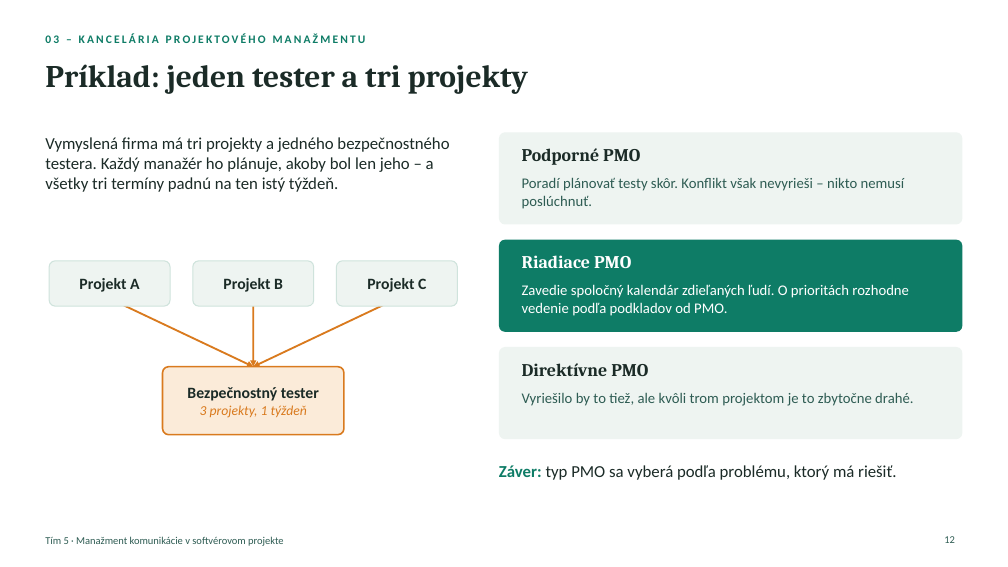
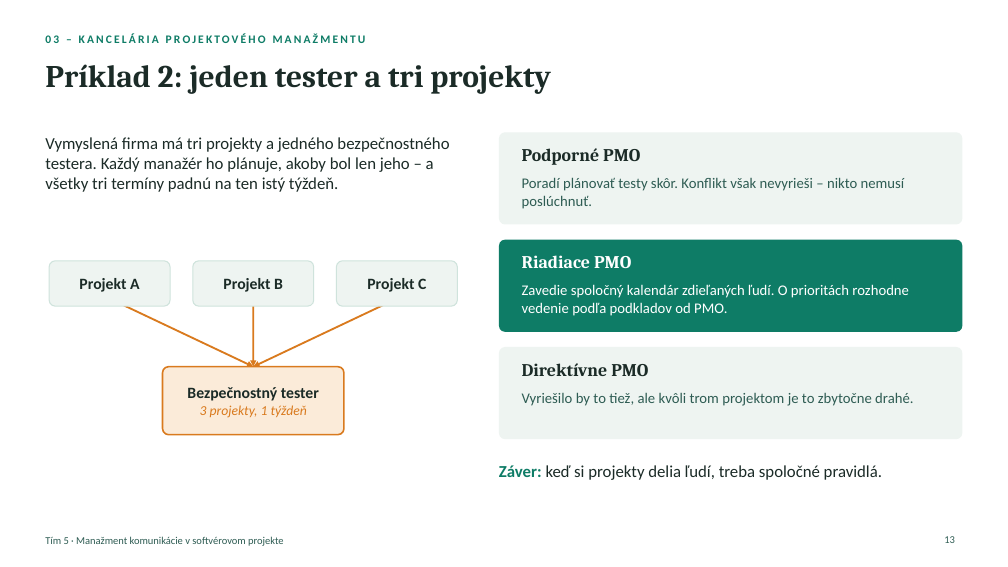
Before and after one commit to ADAMUSSO/MTS, a slide deck: slide 13 of Prezentacie/Manažment komunikácie – vysvetľujúca prezentácia.pptx (slide 12 before the commit). Drawn at 1008x567 pixels with LibreOffice and Linux fonts; fonts in the diff are those of the drawing. Boxes give left, top, right and bottom in pixels: in the first picture for what was removed or moved away, otherwise in the second. Text is boxed around its words. In the diff, an @@ line names an element or a change of style, - is before the commit and + after.

```diff
--- a/Prezentacie/Manažment komunikácie – vysvetľujúca prezentácia.pptx
+++ b/Prezentacie/Manažment komunikácie – vysvetľujúca prezentácia.pptx
@@ title at (45,64,551,94): text changed @@
-Príklad: jeden tester a tri projekty
+Príklad 2: jeden tester a tri projekty
@@ text at (499,465,882,480): text changed @@
-Záver: typ PMO sa vyberá podľa problému, ktorý má riešiť.
+Záver: keď si projekty delia ľudí, treba spoločné pravidlá.
@@ page number at (944,536,955,543): text changed @@
-12
+13
```
Also in this commit, not shown: 2 slides added, 3 other files.
